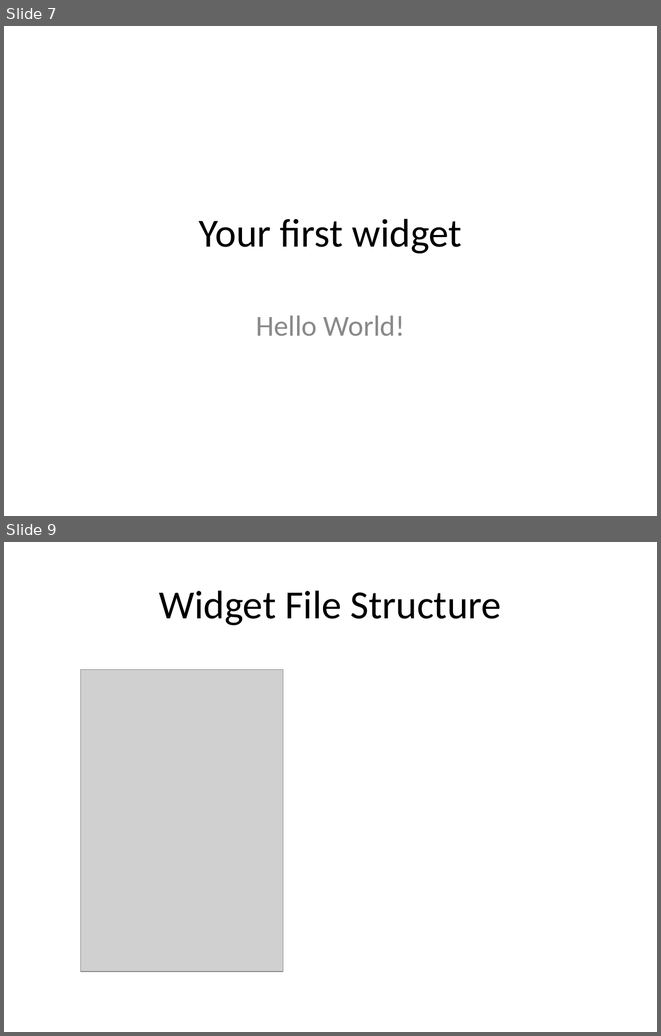
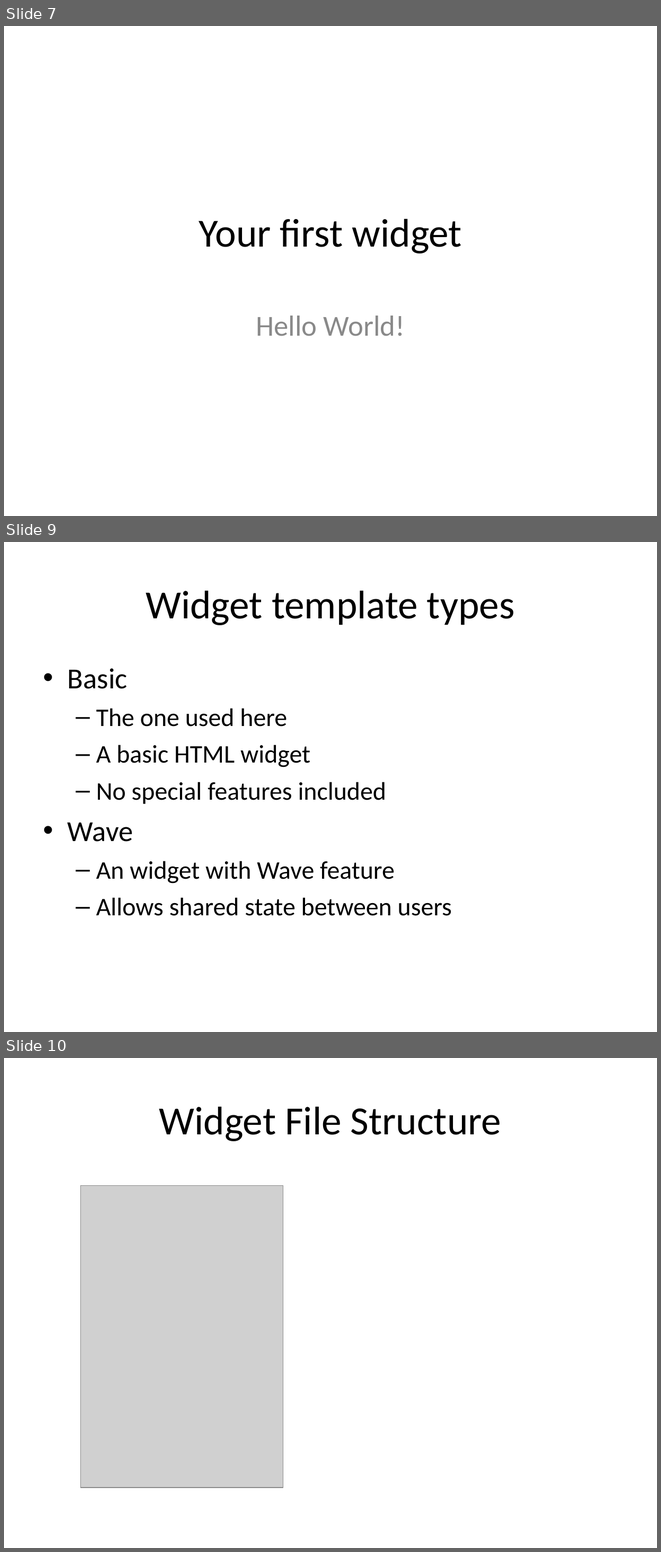
Before and after one commit to ibrahimabdelkhaleq/wooki, a slide deck: tutorials/firstWidget.odp. Shown one above the other, each under a label of ours: slides 7 and 9 before the commit, slides 7, 9 and 10 after it; the slides between them are not shown. The pictures are 661x1036 and 661x1552 pixels, drawn with LibreOffice and Linux fonts; fonts in the diff are those of the drawing; grey boxes stand for pictures. Boxes give left, top, right and bottom in pixels: in the first picture for what was removed or moved away, otherwise in the second. Text is boxed around its words. In the diff, an @@ line names an element or a change of style, - is before the commit and + after.

Commit message:
update to represent the current widget template system

```diff
--- a/tutorials/firstWidget.odp
+++ b/tutorials/firstWidget.odp
@@ slide 9 added at (4,542,657,1032), background #FFFFFF @@
@@ title added at (146,590,515,625), 44 pt, text #000000 @@
+Widget template types
@@ text added at (68,668,452,916), 28 pt, text #000000 @@
+• Basic
+  – The one used here
+  – A basic HTML widget
+  – No special features included
+• Wave
+  – An widget with Wave feature
+  – Allows shared state between users
@@ what was slide 9 is now slide 10 @@
```
Also in this commit, not shown: 4 slides changed, 8 other slides added, 3 slides removed.
